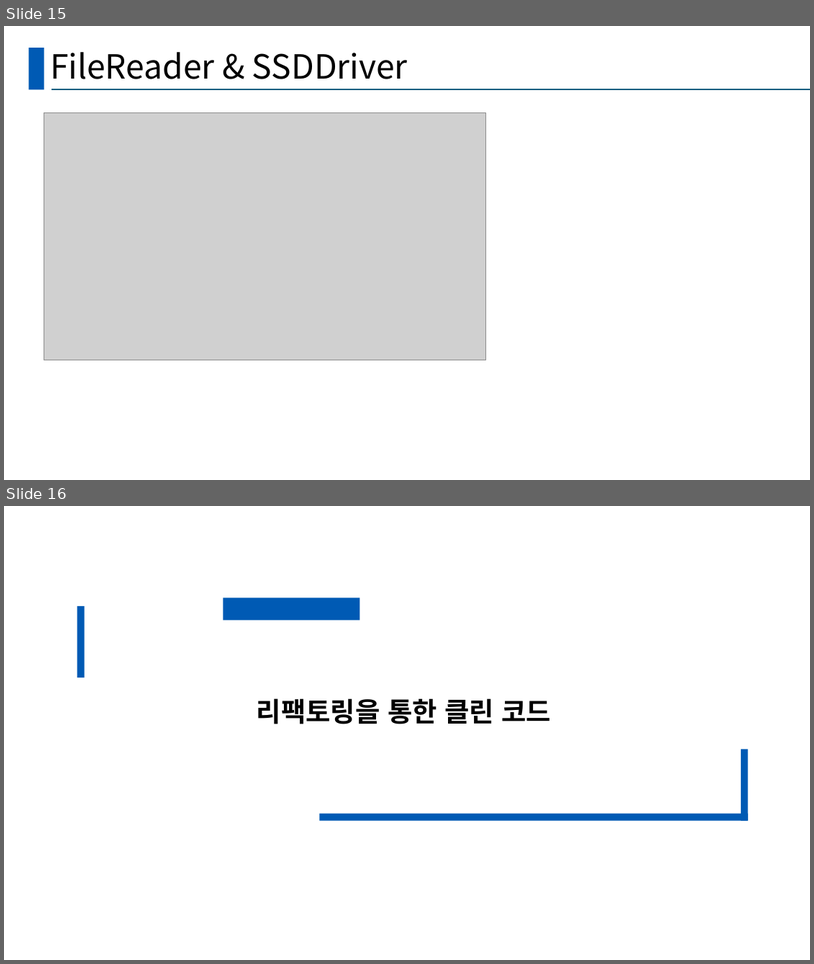
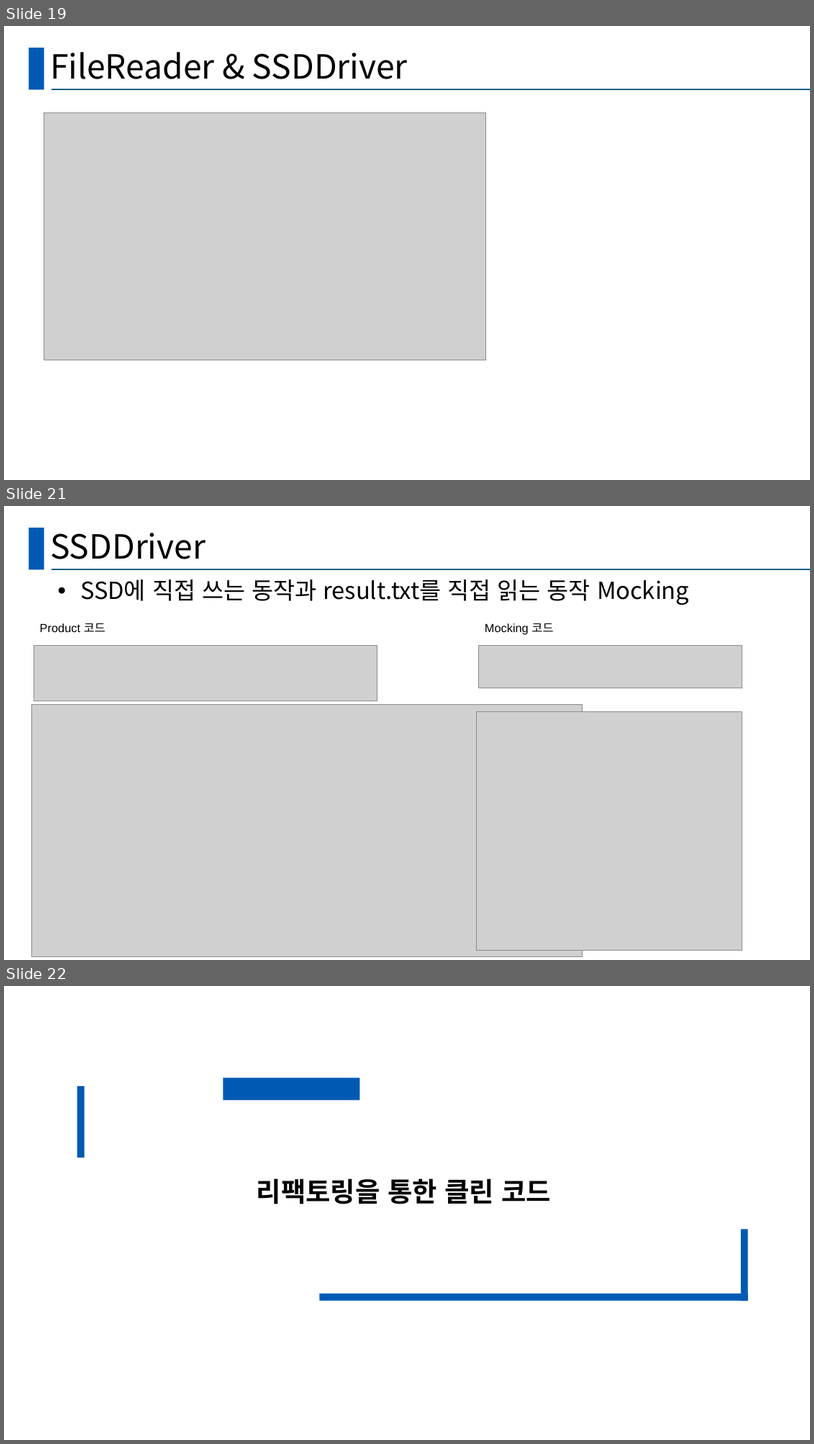
Before and after one commit to hy-ra-na/presentation_Americano, a slide deck: 발표양식.pptx. Shown one above the other, each under a label of ours: slides 15 and 16 before the commit, slides 19, 21 and 22 after it; the slides between them are not shown. The pictures are 814x964 and 814x1444 pixels, drawn with LibreOffice and Linux fonts; fonts in the diff are those of the drawing; grey boxes stand for pictures. Boxes give left, top, right and bottom in pixels: in the first picture for what was removed or moved away, otherwise in the second. Text is boxed around its words. In the diff, an @@ line names an element or a change of style, - is before the commit and + after.

```diff
--- a/발표양식.pptx
+++ b/발표양식.pptx
@@ slide 21 added at <box>4,506,810,960</box>, background #FFFFFF; not listed: 2 template elements that a slide beside it also shows @@
@@ title added at <box>50,533,206,559</box>, 39.6 pt, text #000000 @@
+SSDDriver
@@ text added at <box>80,579,689,605</box>, 28 pt, text #000000 @@
+• SSD에 직접 쓰는 동작과 result.txt를 직접 읽는 동작 Mocking
@@ group added at <box>34,623,742,701</box>: 2 pictures, 2 texts @@
+Product 코드
+Mocking 코드
@@ picture added at <box>31,705,582,957</box> @@
@@ picture added at <box>476,711,742,950</box> @@
@@ what was slide 15 is now slide 19 @@
@@ what was slide 16 is now slide 22 @@
```
Also in this commit, not shown: 2 slides changed, 8 other slides added, 3 slides removed.
